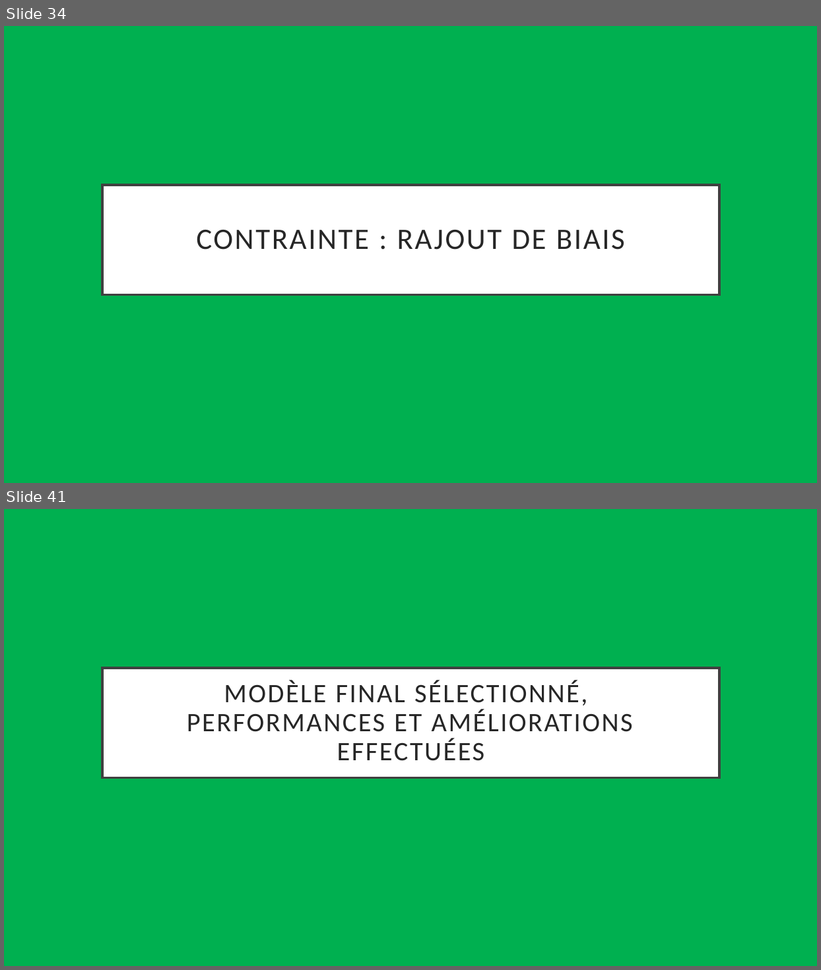
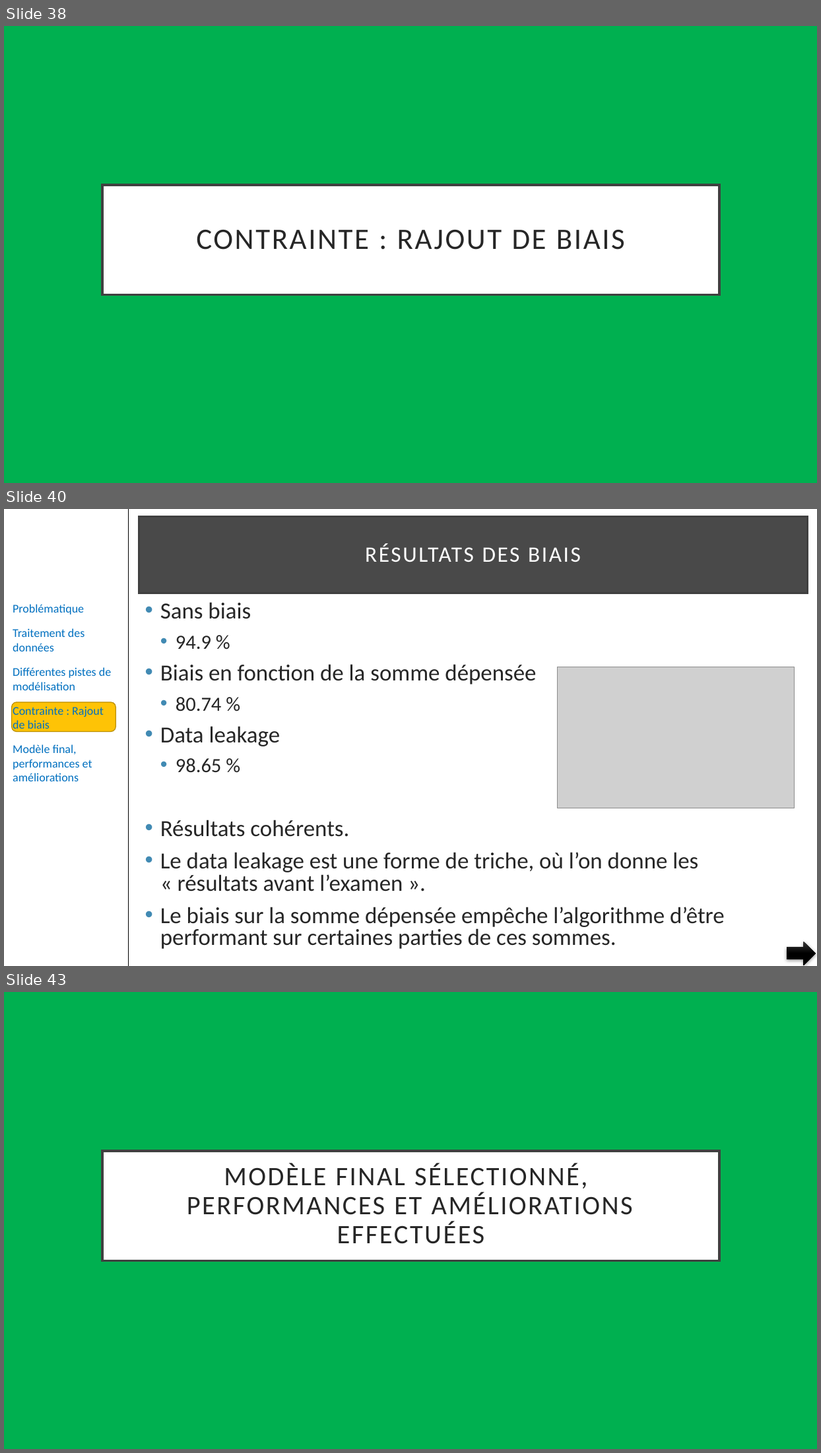
Before and after one commit to pfroide/python, a slide deck: Projet_5/p5.pptx. Shown one above the other, each under a label of ours: slides 34 and 41 before the commit, slides 38, 40 and 43 after it; the slides between them are not shown. The pictures are 821x970 and 821x1453 pixels, drawn with LibreOffice and Linux fonts; fonts in the diff are those of the drawing; grey boxes stand for pictures. Boxes give left, top, right and bottom in pixels: in the first picture for what was removed or moved away, otherwise in the second. Text is boxed around its words. In the diff, an @@ line names an element or a change of style, - is before the commit and + after.

```diff
--- a/Projet_5/p5.pptx
+++ b/Projet_5/p5.pptx
@@ slide 40 added at box(4, 509, 817, 966), background #FFFFFF @@
@@ line added from (129, 509) to (129, 966), #000000 1 pt @@
@@ title added at box(139, 517, 807, 593), fill #0D0D0D at 75% opacity, outline #404040 2.5 pt, 26 pt, text #FFFFFF @@
+RÉSULTATS DES BIAIS
@@ text added at box(13, 604, 111, 782), 14 pt, text #0070C0 @@
+Problématique
+Traitement des données
+Différentes pistes de modélisation
+Contrainte : Rajout de biais
+Modèle final, performances et améliorations
@@ text added at box(160, 602, 725, 949), 27.2 pt, text #262626 @@
+• Sans biais
+  • 94.9 %
+• Biais en fonction de la somme dépensée
+  • 80.74 %
+• Data leakage
+  • 98.65 %
+• Résultats cohérents.
+• Le data leakage est une forme de triche, où l’on donne les « résultats avant l’examen ».
+• Le biais sur la somme dépensée empêche l’algorithme d’être performant sur certaines parties de ces sommes.
@@ picture added at box(557, 667, 795, 808) @@
@@ rounded rectangle added at box(12, 702, 116, 731), fill #FEC306, outline #BC9004 1 pt @@
@@ right arrow added at box(787, 942, 816, 966), fill gradient #393939 to #000000 @@
@@ what was slide 34 is now slide 38 @@
@@ what was slide 41 is now slide 43 @@
```
Also in this commit, not shown: 25 slides changed, 14 other slides added, 13 slides removed.
